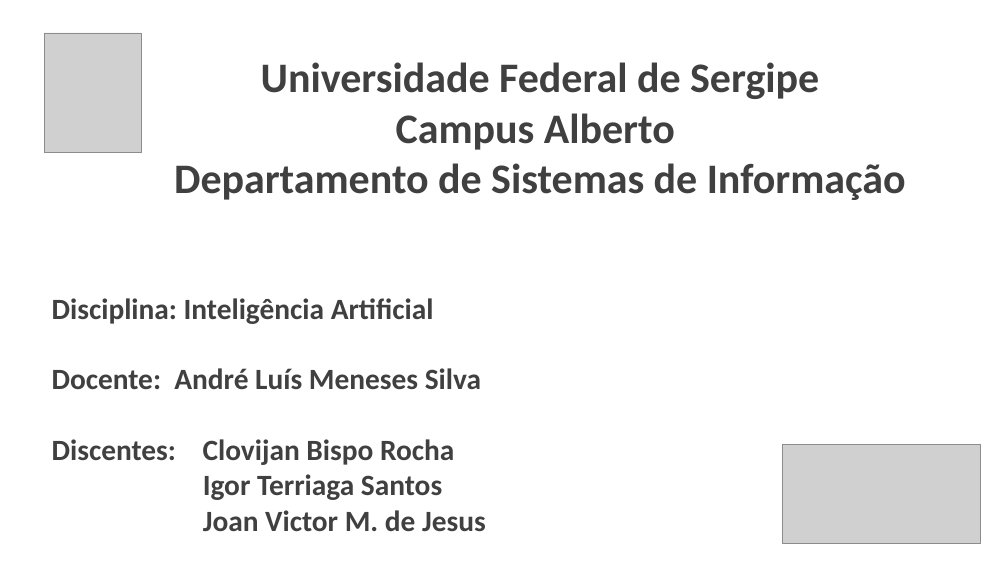
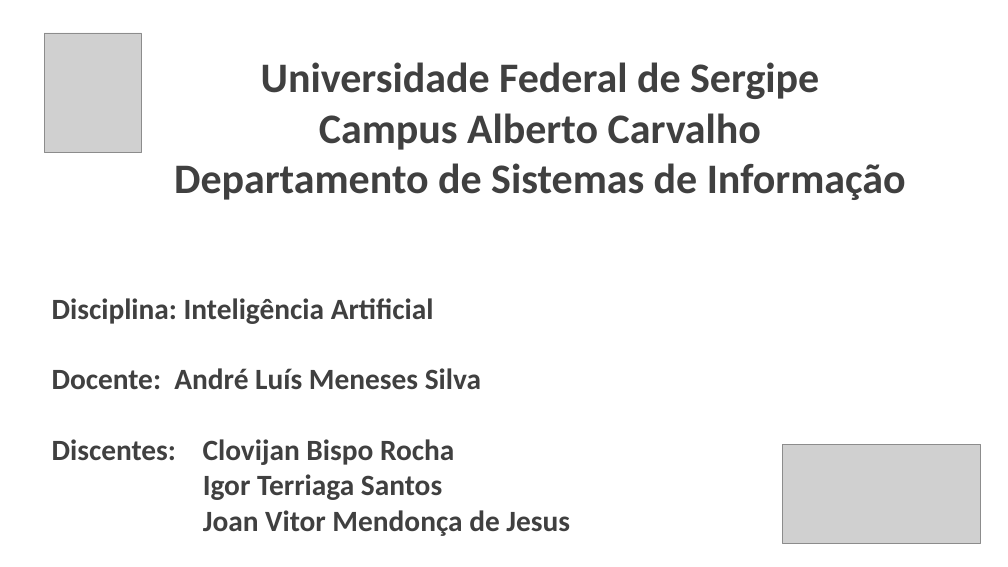
Before and after one commit to IgorSantos1996/GeneticAlgorithms, a slide deck: slide 1 of Apresentação.pptx. Drawn at 1008x567 pixels with LibreOffice and Linux fonts; fonts in the diff are those of the drawing; grey boxes stand for pictures; background and template pictures are left out. Boxes give left, top, right and bottom in pixels: in the first picture for what was removed or moved away, otherwise in the second. Text is boxed around its words. In the diff, an @@ line names an element or a change of style, - is before the commit and + after.

```diff
--- a/Apresentação.pptx
+++ b/Apresentação.pptx
@@ text at (x1=319, y1=113, x2=761, y2=150): text changed @@
-Campus Alberto
+Campus Alberto Carvalho
@@ text at (x1=203, y1=510, x2=570, y2=536): text changed @@
-Joan Victor M. de Jesus
+Joan Vitor Mendonça de Jesus
```
Also in this commit, not shown: 6 other slides changed, 6 slides added, 2 slides removed.
